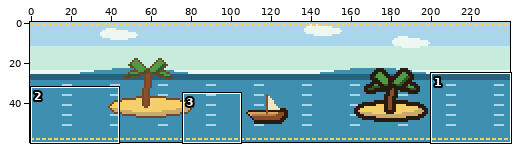
A pixel-art file gets an edit: opus-test-run/aseprite/banner-OC.aseprite. The picture above shows the old version from afar; the outline marks the close-up.
Close-up. Before the edit:
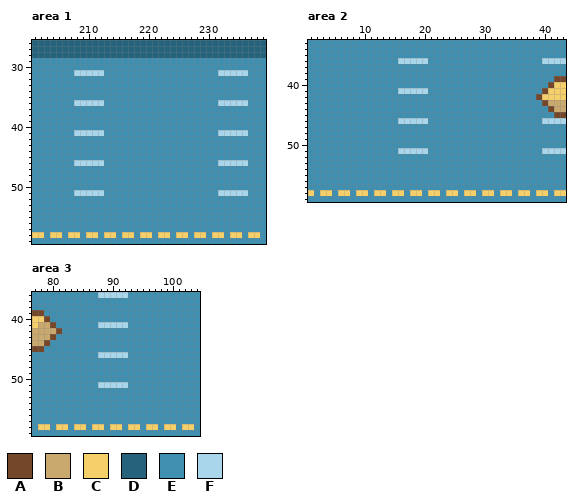
240x60 pixels, 1 frame. Shown: area 1: x 201..239, y 26..59; area 2: x 1..43, y 33..59; area 3: x 77..104, y 36..59. The commit also changed other parts of the picture, which this record leaves out.
Visible layers, top first: "fx", "detail", "objects", "ground", "far", "sky".
Palette (. is transparent): A #74462a  B #c9a96e  C #f5cf6a  D #25637d  E #3f8fb0  F #a9d6ea
Pixels before, area 1, first column x 201:
26 DDDDDDDDDDDDDDDDDDDDDDDDDDDDDDDDDDDDDDD
27 DDDDDDDDDDDDDDDDDDDDDDDDDDDDDDDDDDDDDDD
28 DDDDDDDDDDDDDDDDDDDDDDDDDDDDDDDDDDDDDDD
29 EEEEEEEEEEEEEEEEEEEEEEEEEEEEEEEEEEEEEEE
30 EEEEEEEEEEEEEEEEEEEEEEEEEEEEEEEEEEEEEEE
31 EEEEEEEFFFFFEEEEEEEEEEEEEEEEEEEFFFFFEEE
32 EEEEEEEEEEEEEEEEEEEEEEEEEEEEEEEEEEEEEEE
33 EEEEEEEEEEEEEEEEEEEEEEEEEEEEEEEEEEEEEEE
34 EEEEEEEEEEEEEEEEEEEEEEEEEEEEEEEEEEEEEEE
35 EEEEEEEEEEEEEEEEEEEEEEEEEEEEEEEEEEEEEEE
36 EEEEEEEFFFFFEEEEEEEEEEEEEEEEEEEFFFFFEEE
37 EEEEEEEEEEEEEEEEEEEEEEEEEEEEEEEEEEEEEEE
38 EEEEEEEEEEEEEEEEEEEEEEEEEEEEEEEEEEEEEEE
39 EEEEEEEEEEEEEEEEEEEEEEEEEEEEEEEEEEEEEEE
40 EEEEEEEEEEEEEEEEEEEEEEEEEEEEEEEEEEEEEEE
41 EEEEEEEFFFFFEEEEEEEEEEEEEEEEEEEFFFFFEEE
42 EEEEEEEEEEEEEEEEEEEEEEEEEEEEEEEEEEEEEEE
43 EEEEEEEEEEEEEEEEEEEEEEEEEEEEEEEEEEEEEEE
44 EEEEEEEEEEEEEEEEEEEEEEEEEEEEEEEEEEEEEEE
45 EEEEEEEEEEEEEEEEEEEEEEEEEEEEEEEEEEEEEEE
46 EEEEEEEFFFFFEEEEEEEEEEEEEEEEEEEFFFFFEEE
47 EEEEEEEEEEEEEEEEEEEEEEEEEEEEEEEEEEEEEEE
48 EEEEEEEEEEEEEEEEEEEEEEEEEEEEEEEEEEEEEEE
49 EEEEEEEEEEEEEEEEEEEEEEEEEEEEEEEEEEEEEEE
50 EEEEEEEEEEEEEEEEEEEEEEEEEEEEEEEEEEEEEEE
51 EEEEEEEFFFFFEEEEEEEEEEEEEEEEEEEFFFFFEEE
52 EEEEEEEEEEEEEEEEEEEEEEEEEEEEEEEEEEEEEEE
53 EEEEEEEEEEEEEEEEEEEEEEEEEEEEEEEEEEEEEEE
54 EEEEEEEEEEEEEEEEEEEEEEEEEEEEEEEEEEEEEEE
55 EEEEEEEEEEEEEEEEEEEEEEEEEEEEEEEEEEEEEEE
56 EEEEEEEEEEEEEEEEEEEEEEEEEEEEEEEEEEEEEEE
57 EEEEEEEEEEEEEEEEEEEEEEEEEEEEEEEEEEEEEEE
58 CCECCECCECCECCECCECCECCECCECCECCECCECCE
59 EEEEEEEEEEEEEEEEEEEEEEEEEEEEEEEEEEEEEEE
Pixels before, area 2, first column x 1:
33 EEEEEEEEEEEEEEEEEEEEEEEEEEEEEEEEEEEEEEEEEEE
34 EEEEEEEEEEEEEEEEEEEEEEEEEEEEEEEEEEEEEEEEEEE
35 EEEEEEEEEEEEEEEEEEEEEEEEEEEEEEEEEEEEEEEEEEE
36 EEEEEEEEEEEEEEEFFFFFEEEEEEEEEEEEEEEEEEEFFFF
37 EEEEEEEEEEEEEEEEEEEEEEEEEEEEEEEEEEEEEEEEEEE
38 EEEEEEEEEEEEEEEEEEEEEEEEEEEEEEEEEEEEEEEEEEE
39 EEEEEEEEEEEEEEEEEEEEEEEEEEEEEEEEEEEEEEEEEAA
40 EEEEEEEEEEEEEEEEEEEEEEEEEEEEEEEEEEEEEEEEACC
41 EEEEEEEEEEEEEEEFFFFFEEEEEEEEEEEEEEEEEEEACCC
42 EEEEEEEEEEEEEEEEEEEEEEEEEEEEEEEEEEEEEEACCCC
43 EEEEEEEEEEEEEEEEEEEEEEEEEEEEEEEEEEEEEEEABBB
44 EEEEEEEEEEEEEEEEEEEEEEEEEEEEEEEEEEEEEEEEABB
45 EEEEEEEEEEEEEEEEEEEEEEEEEEEEEEEEEEEEEEEEEAA
46 EEEEEEEEEEEEEEEFFFFFEEEEEEEEEEEEEEEEEEEFFFF
47 EEEEEEEEEEEEEEEEEEEEEEEEEEEEEEEEEEEEEEEEEEE
48 EEEEEEEEEEEEEEEEEEEEEEEEEEEEEEEEEEEEEEEEEEE
49 EEEEEEEEEEEEEEEEEEEEEEEEEEEEEEEEEEEEEEEEEEE
50 EEEEEEEEEEEEEEEEEEEEEEEEEEEEEEEEEEEEEEEEEEE
51 EEEEEEEEEEEEEEEFFFFFEEEEEEEEEEEEEEEEEEEFFFF
52 EEEEEEEEEEEEEEEEEEEEEEEEEEEEEEEEEEEEEEEEEEE
53 EEEEEEEEEEEEEEEEEEEEEEEEEEEEEEEEEEEEEEEEEEE
54 EEEEEEEEEEEEEEEEEEEEEEEEEEEEEEEEEEEEEEEEEEE
55 EEEEEEEEEEEEEEEEEEEEEEEEEEEEEEEEEEEEEEEEEEE
56 EEEEEEEEEEEEEEEEEEEEEEEEEEEEEEEEEEEEEEEEEEE
57 EEEEEEEEEEEEEEEEEEEEEEEEEEEEEEEEEEEEEEEEEEE
58 CECCECCECCECCECCECCECCECCECCECCECCECCECCECC
59 EEEEEEEEEEEEEEEEEEEEEEEEEEEEEEEEEEEEEEEEEEE
Pixels before, area 3, first column x 77:
36 EEEEEEEEEEEFFFFFEEEEEEEEEEEE
37 EEEEEEEEEEEEEEEEEEEEEEEEEEEE
38 EEEEEEEEEEEEEEEEEEEEEEEEEEEE
39 AAEEEEEEEEEEEEEEEEEEEEEEEEEE
40 CCAEEEEEEEEEEEEEEEEEEEEEEEEE
41 CBBAEEEEEEEFFFFFEEEEEEEEEEEE
42 BBBBAEEEEEEEEEEEEEEEEEEEEEEE
43 BBBAEEEEEEEEEEEEEEEEEEEEEEEE
44 BBAEEEEEEEEEEEEEEEEEEEEEEEEE
45 AAEEEEEEEEEEEEEEEEEEEEEEEEEE
46 EEEEEEEEEEEFFFFFEEEEEEEEEEEE
47 EEEEEEEEEEEEEEEEEEEEEEEEEEEE
48 EEEEEEEEEEEEEEEEEEEEEEEEEEEE
49 EEEEEEEEEEEEEEEEEEEEEEEEEEEE
50 EEEEEEEEEEEEEEEEEEEEEEEEEEEE
51 EEEEEEEEEEEFFFFFEEEEEEEEEEEE
52 EEEEEEEEEEEEEEEEEEEEEEEEEEEE
53 EEEEEEEEEEEEEEEEEEEEEEEEEEEE
54 EEEEEEEEEEEEEEEEEEEEEEEEEEEE
55 EEEEEEEEEEEEEEEEEEEEEEEEEEEE
56 EEEEEEEEEEEEEEEEEEEEEEEEEEEE
57 EEEEEEEEEEEEEEEEEEEEEEEEEEEE
58 ECCECCECCECCECCECCECCECCECCE
59 EEEEEEEEEEEEEEEEEEEEEEEEEEEE
After:
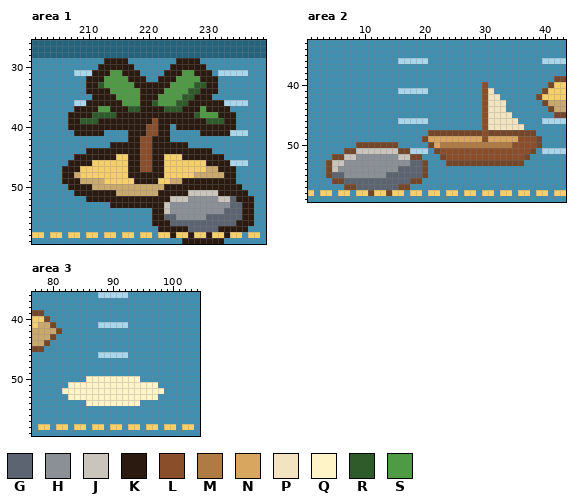
Colours new in this view: G #5b6470  H #8b8f96  J #c9c5bc  K #2a1a10  L #8a4f2a  M #b07a45  N #d9a660  P #f2e4c0  Q #fff3c8  R #2f5a2a  S #4f9a45
Diff:
Area 1, layer "objects":
y 29: x 213..216 EEEE -> KKKK; x 225..228 EEEE -> KKKK
y 30: x 212..217 EEEEEE -> KKKKKK; x 224..229 EEEEEE -> KKKKKK
y 31: x 211..218 FFEEEEEE -> KKKSSKKK; x 223..230 EEEEEEEE -> KKKSSKKK
y 32: x 210..219 EEEEEEEEEE -> KKKSSSSKKK; x 222..231 EEEEEEEEEE -> KKKSSSSKKK
y 33: x 210..231 EEEEEEEEEEEEEEEEEEEEEE -> KKRSSSSSKKKKKKSSSSRRKK
y 34: x 210..231 EEEEEEEEEEEEEEEEEEEEEE -> KKKKSSSSSKKKKSSSSRRKKK
y 35: x 211..230 EEEEEEEEEEEEEEEEEEEE -> KKKKSSSSKKKSSSSRRKKK
y 36: x 210..232 FFFEEEEEEEEEEEEEEEEEEEF -> KKKKKKSSSKKRSSSRRKKKKKK
y 37: x 208..233 EEEEEEEEEEEEEEEEEEEEEEEEEE -> KKKKSSKKKRRKKKKRRRKKKSKKKK
y 38: x 207..234 EEEEEEEEEEEEEEEEEEEEEEEEEEEE -> KKKKRRRRKKKKKKKKKKKKKRSSSKKK
y 39: x 207..234 EEEEEEEEEEEEEEEEEEEEEEEEEEEE -> KKRRRKKKKKKKKKLKKKKKKKKRRRKK
y 40: x 207..223 EEEEEEEEEEEEEEEEE -> KKKKKKKKKKKKKLLKK; x 225..234 EEEEEEEEEE -> KKKKKKKKKK
y 41: x 208..212 FFFFF -> KKKKK; x 217..223 EEEEEEE -> KKKLLKK; x 229..233 EEEFF -> KKKKK
y 42: x 217..223 EEEEEEE -> KKLLKKK
y 43: x 214..226 EEEEEEEEEEEEE -> KKKKKLLKKKKKK
y 44: x 210..230 EEEEEEEEEEEEEEEEEEEEE -> KKKKKKKKKLLKKKKKKKKKK
y 45: x 208..232 EEEEEEEEEEEEEEEEEEEEEEEEE -> KKKKKKKCCKKLLKKCCCKKKKKKK
y 46: x 207..233 EFFFFFEEEEEEEEEEEEEEEEEEEFF -> KKKKCCCCCCKKLLKKCCCCCCCKKKK
y 47: x 206..234 EEEEEEEEEEEEEEEEEEEEEEEEEEEEE -> KKKCCCCCCCCKKLLKKCCCCCCCBBKKK
y 48: x 206..234 EEEEEEEEEEEEEEEEEEEEEEEEEEEEE -> KKBCCCCCCCCKKKKKKCCCCCBBBBBKK
y 49: x 206..234 EEEEEEEEEEEEEEEEEEEEEEEEEEEEE -> KKKBBBBCCCCCKKKKCCBBKKKKKKKKK
y 50: x 207..235 EEEEEEEEEEEEEEEEEEEEEEEEEEEEE -> KKKKBBBBBBBBBBBBKKKKKKKKKKKKK
y 51: x 208..236 FFFFFEEEEEEEEEEEEEEEEEEEFFFFF -> KKKKKKKBBBBBBBKKKKKJJJJJKKKKK
y 52: x 210..237 EEEEEEEEEEEEEEEEEEEEEEEEEEEE -> KKKKKKKKKKKKKKJJJHHHHHJJGKKK
y 53: x 214..237 EEEEEEEEEEEEEEEEEEEEEEEE -> KKKKKKKKKJHHHHHHHHHHGGKK
y 54: x 221..237 EEEEEEEEEEEEEEEEE -> KKJHHHHHHHHHGGGKK
y 55: x 221..237 EEEEEEEEEEEEEEEEE -> KKGGHHHHHGGGGGGKK
y 56: x 221..237 EEEEEEEEEEEEEEEEE -> KKKGGGGGGGGGGGKKK
y 57: x 222..236 EEEEEEEEEEEEEEE -> KKKKKGGGGGKKKKK
y 58: x 224 E -> K; x 227 E -> K; x 230 E -> K; x 233 E -> K
y 59: x 226..232 EEEEEEE -> KKKKKKK
Area 2, layer "objects":
y 40: x 30 E -> L
y 41: x 30..31 EE -> LP
y 42: x 30..32 EEE -> LPP
y 43..44: x 30..33 EEEE -> LPPP
y 45: x 30..34 EEEEE -> LPPPP
y 46: x 30..35 EEEEEE -> LPPPPP
y 47: x 30..36 EEEEEEE -> LPPPPPP
y 48: x 21..38 EEEEEEEEEEEEEEEEEE -> AAAAAAAAALAAAAAAAA
y 49: x 20..39 EEEEEEEEEEEEEEEEEEEE -> ANNNNNNNNNLNNNNNLLLA
y 50: x 9..15 EEEEEEE -> AAAAAAA; x 21..39 EEEEEEEEEEEEEEEEEEE -> ANMMMMMMMMMMMMLLLLA
y 51: x 7..17 EEEEEEEEEFF -> AAJJJJJJJAA; x 22..38 EEEEEEEEEEEEEEEEE -> ALLLLLLLLLLLLLLLA
y 52: x 5..19 EEEEEEEEEEEEEEE -> AAJJHHHHHHHJJAA; x 23..37 EEEEEEEEEEEEEEE -> ALLLLLLLLLLLLLA
y 53: x 4..20 EEEEEEEEEEEEEEEEE -> AJJHHHHHHHHHHHGGA; x 24..36 EEEEEEEEEEEEE -> AAAAAAAAAAAAA
y 54: x 4..20 EEEEEEEEEEEEEEEEE -> AJHHHHHHHHHHGGGGA
y 55: x 4..20 EEEEEEEEEEEEEEEEE -> AGGHHHHHHHGGGGGGA
y 56: x 5..19 EEEEEEEEEEEEEEE -> AAGGGGGGGGGGGAA
y 57: x 7..17 EEEEEEEEEEE -> AAGGGGGGGAA
y 58: x 11 E -> A; x 14 E -> A
Area 3, layer "objects":
y 50: x 86..94 EEEEEEEEE -> QQQQQQQQQ
y 51: x 83..97 EEEEEFFFFFEEEEE -> QQQQQQQQQQQQQQQ
y 52: x 82..98 EEEEEEEEEEEEEEEEE -> QQQQQQQQQQQQQQQQQ
y 53: x 83..97 EEEEEEEEEEEEEEE -> QQQQQQQQQQQQQQQ
y 54: x 86..94 EEEEEEEEE -> QQQQQQQQQ
